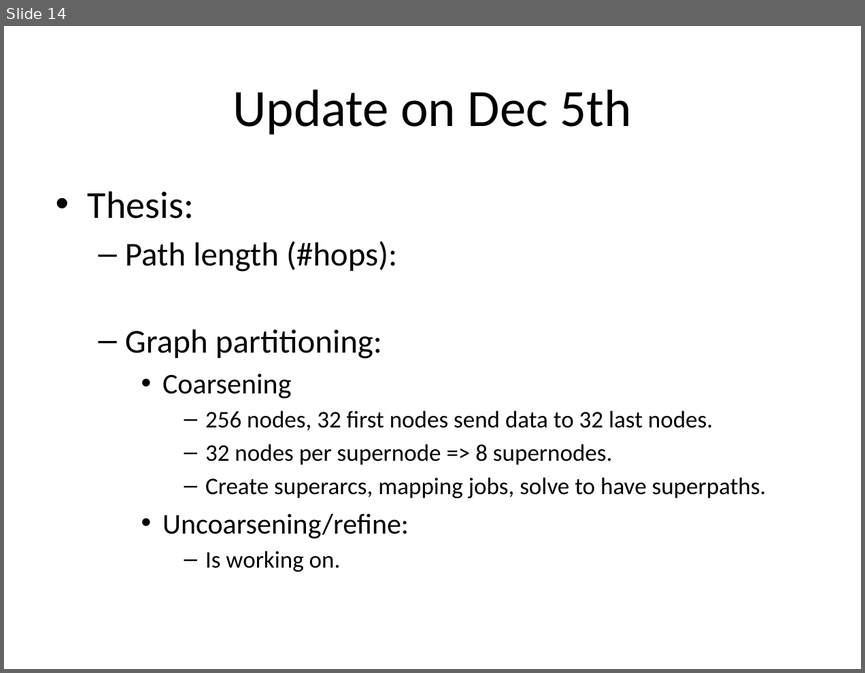
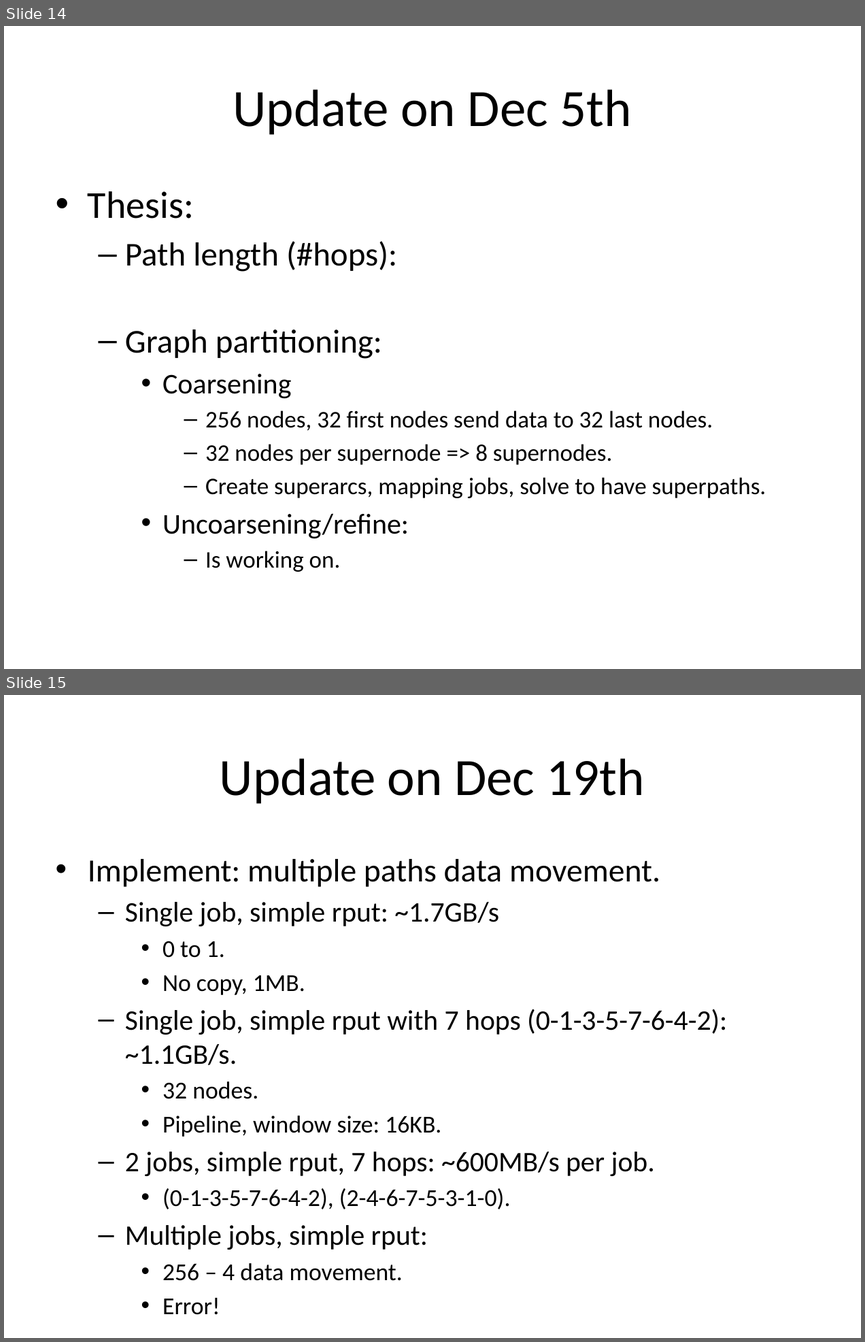
Before and after one commit to huyba/optiq, a slide deck: docs/argonne_weekly_update.pptx. Shown one above the other, each under a label of ours: slide 14 before the commit, slides 14 and 15 after it. The pictures are 865x673 and 865x1342 pixels, drawn with LibreOffice and Linux fonts; fonts in the diff are those of the drawing. Boxes give left, top, right and bottom in pixels: in the first picture for what was removed or moved away, otherwise in the second. Text is boxed around its words. In the diff, an @@ line names an element or a change of style, - is before the commit and + after.

```diff
--- a/docs/argonne_weekly_update.pptx
+++ b/docs/argonne_weekly_update.pptx
@@ slide 15 added at (4, 695, 861, 1338), background #FFFFFF @@
@@ title added at (220, 758, 645, 804), 44 pt, text #000000 @@
+Update on Dec 19th
@@ text added at (88, 859, 727, 1280), 23.8 pt, text #000000 @@
+• Implement: multiple paths data movement.
+  – Single job, simple rput: ~1.7GB/s
+    • 0 to 1.
+    • No copy, 1MB.
+  – Single job, simple rput with 7 hops (0-1-3-5-7-6-4-2): ~1.1GB/s.
+    • 32 nodes.
+    • Pipeline, window size: 16KB.
+  – 2 jobs, simple rput, 7 hops: ~600MB/s per job.
+    • (0-1-3-5-7-6-4-2), (2-4-6-7-5-3-1-0).
+  – Multiple jobs, simple rput:
+    • 256 – 4 data movement.
+    • Error!
```
Also in this commit, not shown: 1 other file.
